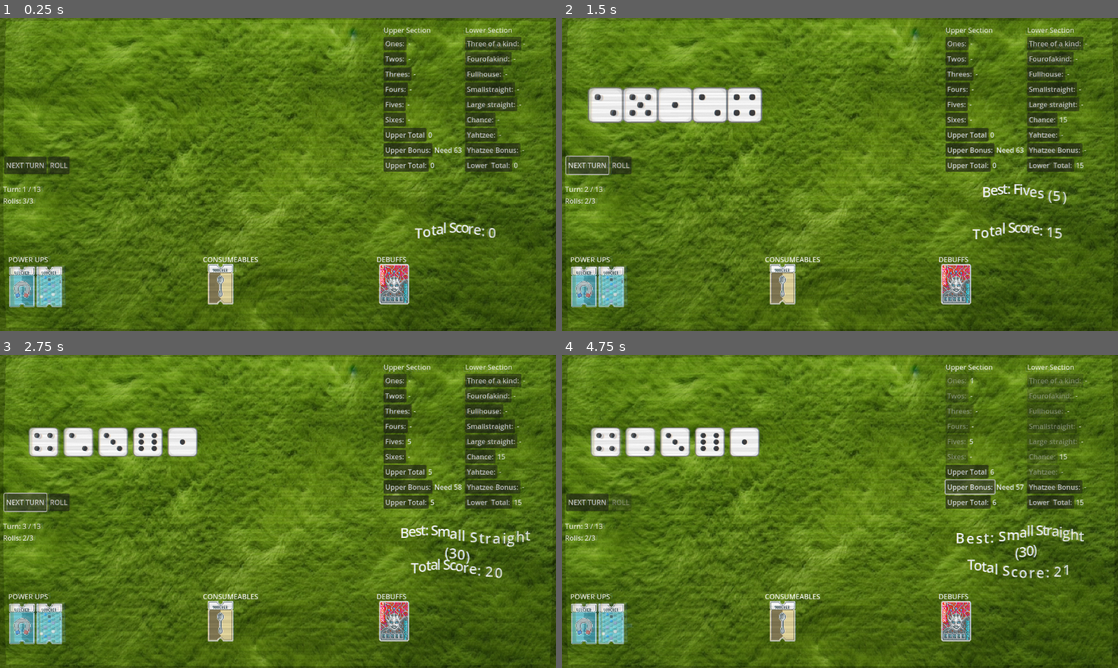
Above: before the commit, frames 1-4 (two rows, left to right).
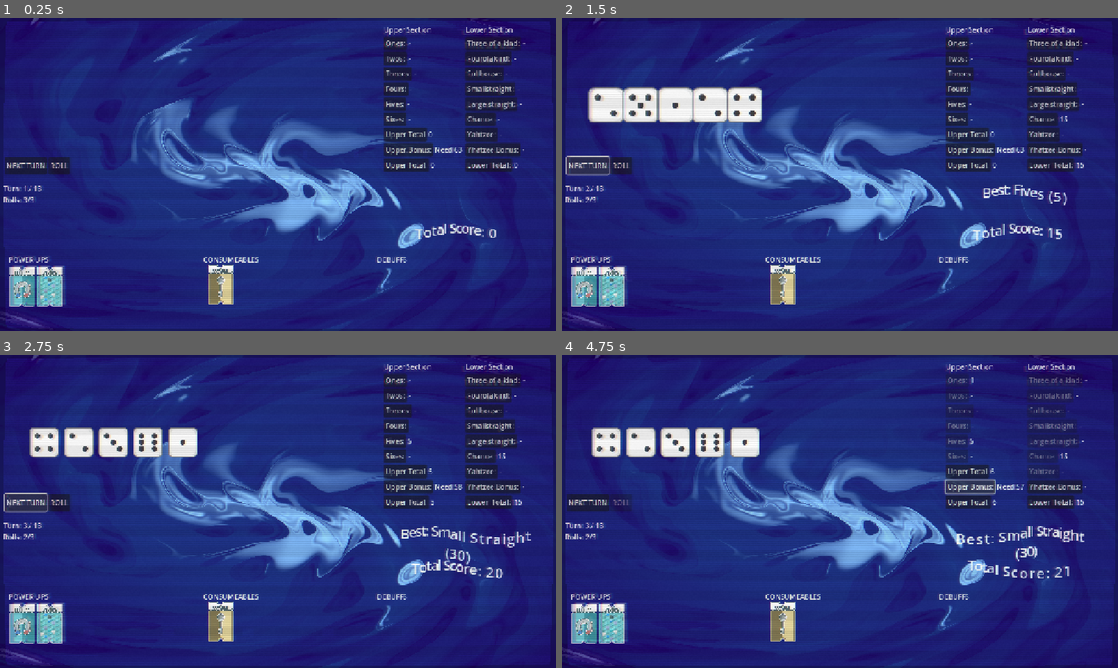
Above: after the commit, the same moments.

Repository: unclemoney/DiceRogue
Game: Godot game, scene res://Tests/DebuffTest.tscn
Two runs of this game, one before a commit and one after it. Both use one fixed random seed, a clock stepped at 60 frames per second and the inputs below. The project has no main scene, so this scene is started directly. The engine's default icon, where the game draws it, is replaced by a stand-in: a white triangle on a blue panel in a dark square.
Inputs:
- Up to frame 1 (0.25 s): no input
- Up to frame 2 (1.5 s): click "ROLL" at 0.5 s; click "NEXT TURN" at 1.25 s
- Up to frame 3 (2.75 s): click "NEXT TURN" at 2 s
- Up to frame 4 (4.75 s): click "Ones:" at 2.75 s; click "Upper Total" at 3.5 s; click "Upper Bonus:" at 4.25 s

The runs differ from the first frame. In frame 1, 99% of the frame differs, in the area x 0-100%, y 0-100%; in frame 2, 96%; in frame 3, 97%; in frame 4, 97%.

Commit message:
Refactor dice lock debuff and add background swirl shader
Improved lock debuff logic by centralizing is_active in Debuff, simplifying dice disabling/enabling, and updating UI feedback for debuff icons. Added new blank background art and a swirl shader for backgrounds. Also added a quit input action and updated test scene to use new background assets and shaders.

Diff:
--- a/Scripts/Core/dice.gd
+++ b/Scripts/Core/dice.gd
@@ -37,6 +37,8 @@
 	update_visual()
 	connect("mouse_entered", Callable(self, "_on_mouse_entered"))
 	connect("mouse_exited", Callable(self, "_on_mouse_exited"))
+	set_dice_input_enabled(true)
+	set_lock_shader_enabled(true)
 
 func roll():
 	if is_locked:
@@ -52,9 +54,10 @@
 
 func set_lock_shader_enabled(enabled: bool) -> void:
 	_lock_shader_enabled = enabled
-	# Update shader visibility if die is locked
-	if is_locked and has_node("Sprite2D"):
-		$Sprite2D.material.set_shader_parameter("enabled", enabled)
+	# Update shader visibility based on both lock state and enabled state
+	if has_node("Sprite2D"):
+		dice_material.set_shader_parameter("lock_overlay_strength",
+			0.6 if (is_locked && enabled) else 0.0)
 
 func animate_roll():
 	var tween := get_tree().create_tween()
@@ -63,7 +66,9 @@
 
 func update_visual():
 	sprite.texture = dice_textures.get(value, null)
-	dice_material.set_shader_parameter("lock_overlay_strength", 0.6 if is_locked else 0.0)
+	# Use both lock state and shader enabled state
+	dice_material.set_shader_parameter("lock_overlay_strength",
+		0.6 if (is_locked && _lock_shader_enabled) else 0.0)
 
 
 func _input_event(_viewport: Node, event: InputEvent, _shape_idx: int) -> void:
@@ -83,7 +88,7 @@
 
 func _on_mouse_entered():
 	if not _can_process_input:
-		#shake_denied()
+		shake_denied()
 		return  # Don't show hover effects if input is disabled
 	var tween := get_tree().create_tween()
 
@@ -133,14 +138,11 @@
 		return
 
 	is_locked = true
-	if has_node("Sprite2D") and _lock_shader_enabled:
-		$Sprite2D.material.set_shader_parameter("enabled", true)
+	update_visual()  # Use update_visual to handle shader state
 
 func unlock() -> void:
 	is_locked = false
-	if has_node("Sprite2D"):
-		$Sprite2D.material.set_shader_parameter("enabled", false)
-	update_visual()
+	update_visual()  # Use update_visual to handle shader state
 
 func shake_denied() -> void:
 	var tween := get_tree().create_tween()
--- a/Scripts/Core/dice_hand.gd
+++ b/Scripts/Core/dice_hand.gd
@@ -15,10 +15,15 @@
 func spawn_dice() -> void:
 	clear_dice()
 	update_dice_count()
-	# Set initial state of all dice based on any active debuffs
-	if get_tree().get_first_node_in_group("debuffs") as LockDiceDebuff:
+
+	# Only disable dice if lock debuff is active
+	var lock_debuff = get_tree().get_first_node_in_group("debuffs") as LockDiceDebuff
+	if lock_debuff and lock_debuff.is_active:
 		print("[DiceHand] Found active lock debuff - disabling all dice input")
 		disable_all_dice()
+	else:
+		print("[DiceHand] No active lock debuff - enabling all dice input")
+		enable_all_dice()
 
 
 func roll_all() -> void:
@@ -71,9 +76,9 @@
 	print("[DiceHand] Enabling all dice")
 	for die in get_children():
 		if die is Dice:
-			die.set_process_input(true)
-			if die.has_method("set_lock_shader_enabled"):
-				die.set_lock_shader_enabled(true)
+			die.set_dice_input_enabled(true)
+			die.set_lock_shader_enabled(true)
+			print("[DiceHand] Enabled die:", die.name)
 
 func disable_all_dice() -> void:
 	print("[DiceHand] Disabling all dice")
--- a/Scripts/Core/game_controller.gd
+++ b/Scripts/Core/game_controller.gd
@@ -50,6 +50,11 @@
 		dice_hand.roll_complete.connect(_on_roll_completed)  # Changed to match original signal name
 	call_deferred("_on_game_start")
 
+func _process(delta):
+	if Input.is_action_just_pressed("quit_game"):
+		get_tree().quit()
+
+
 func spawn_starting_powerups() -> void:
 	for id in ["extra_dice", "extra_rolls"]:
 		var def: PowerUpData = pu_manager.get_def(id)
@@ -69,7 +74,7 @@
 func _on_game_start() -> void:
 	spawn_starting_powerups()
 	grant_consumable("score_reroll")
-	apply_debuff("lock_dice")
+	#apply_debuff("lock_dice")
 
 func grant_power_up(id: String) -> void:
 	# 1) Spawn logic via scene manager
@@ -107,6 +112,7 @@
 	match power_up_id:
 		"extra_dice":
 			pu.apply(dice_hand)
+			enable_debuff("lock_dice")
 		"extra_rolls":
 			pu.apply(turn_tracker)
 		_:
@@ -121,6 +127,7 @@
 	match power_up_id:
 		"extra_dice":
 			pu.remove(dice_hand)
+			disable_debuff("lock_dice")
 		"extra_rolls":
 			pu.remove(turn_tracker)
 		_:
@@ -209,12 +216,40 @@
 		_:
 			push_error("Unknown debuff type: %s" % id)
 
+func enable_debuff(id: String) -> void:
+	print("Enabling debuff:", id)
+	if not is_debuff_active(id):
+		apply_debuff(id)
+	else:
+		var debuff = active_debuffs[id]
+		if debuff and debuff.target:
+			debuff.start()
+
+func disable_debuff(id: String) -> void:
+	print("Disabling debuff:", id)
+	if is_debuff_active(id):
+		var debuff = active_debuffs[id]
+		if debuff:
+			debuff.end()
+			active_debuffs.erase(id)
+			# Remove the icon from UI
+			if debuff_ui:
+				debuff_ui.remove_debuff(id)
+			else:
+				push_error("No debuff_ui found when trying to remove debuff icon")
+
+
 func is_debuff_active(id: String) -> bool:
 	return active_debuffs.has(id) and active_debuffs[id] != null
 
 func _on_roll_completed() -> void:
+	print("Roll completed")
 	if is_debuff_active("lock_dice"):
-		print("Roll completed - reapplying lock_dice debuff")
+		print("Lock dice debuff active - reapplying")
 		var debuff = active_debuffs["lock_dice"]
 		if debuff and dice_hand:
 			debuff.apply(dice_hand)
+	else:
+		print("No lock dice debuff active - dice can be locked")
+		if dice_hand:
+			dice_hand.enable_all_dice()
--- a/Scripts/Debuff/Debuff.gd
+++ b/Scripts/Debuff/Debuff.gd
@@ -3,11 +3,14 @@
 
 @export var id: String
 var target: Node
+var is_active := false
 
 signal debuff_started
 signal debuff_ended
 
 func start() -> void:
+	print("[Debuff] Starting debuff:", id)
+	is_active = true
 	apply(target)
 	emit_signal("debuff_started")
 
@@ -18,6 +21,7 @@
 	push_error("Debuff.remove() must be overridden")
 
 func end() -> void:
+	print("[Debuff] Ending debuff:", id)
+	is_active = false
 	remove()
 	emit_signal("debuff_ended")
-	queue_free()
--- a/Scripts/Debuff/debuff_icon.gd
+++ b/Scripts/Debuff/debuff_icon.gd
@@ -36,6 +36,20 @@
 		if hover_label:
 			hover_label.text = data.display_name
 
+func set_active(active: bool) -> void:
+	is_active = active
+	# Visual feedback for active state
+	modulate = Color.RED if active else Color.WHITE
+	_shader_material.set_shader_parameter("glow_intensity", 0.5 if active else 0.0)
+
+	# Optional tween for smooth transition
+	var tween = create_tween()
+	if active:
+		tween.tween_property(self, "modulate", Color(1.2, 0.3, 0.3), 0.3)
+	else:
+		tween.tween_property(self, "modulate", Color.WHITE, 0.3)
+
+
 func _on_mouse_entered() -> void:
 	label_bg.visible = true
 	label_bg.modulate.a = 0.0
--- a/Scripts/Debuff/lock_dice_debuff.gd
+++ b/Scripts/Debuff/lock_dice_debuff.gd
@@ -1,7 +1,7 @@
 extends Debuff
 class_name LockDiceDebuff
 
-var is_active := false
+#var is_active := false Moved to parent class
 
 func _ready() -> void:
 	add_to_group("debuffs")
@@ -12,23 +12,10 @@
 	var dice_hand = target as DiceHand
 	if dice_hand:
 		is_active = true
-		var dice_count = dice_hand.get_child_count()
-		print("[LockDiceDebuff] Found", dice_count, "dice in hand")
-
-		if dice_count == 0:
-			print("[LockDiceDebuff] No dice to disable - will need to apply after roll")
-			return
-
-		for die in dice_hand.get_children():
-			if die is Dice:
-				print("[LockDiceDebuff] - Disabling die:", die.name)
-				die.unlock()  # Force unlock any locked dice
-				die.set_dice_input_enabled(false)
-				die.set_lock_shader_enabled(false)
-
-		# Connect to dice_hand signals to catch new dice
-		if not dice_hand.is_connected("child_entered_tree", _on_dice_added):
-			dice_hand.child_entered_tree.connect(_on_dice_added)
+		print("[LockDiceDebuff] Disabling dice locking")
+		dice_hand.disable_all_dice()
+	else:
+		push_error("[LockDiceDebuff] Invalid target passed to apply()")
 
 func _on_dice_added(node: Node) -> void:
 	if node is Dice:
@@ -43,13 +30,4 @@
 	if dice_hand:
 		is_active = false
 		print("[LockDiceDebuff] Re-enabling dice locking")
-
-		# Disconnect from dice_hand signals
-		if dice_hand.is_connected("child_entered_tree", _on_dice_added):
-			dice_hand.child_entered_tree.disconnect(_on_dice_added)
-
-		for die in dice_hand.get_children():
-			if die is Dice:
-				print("[LockDiceDebuff] - Re-enabling die:", die.name)
-				die.set_dice_input_enabled(true)
-				die.set_lock_shader_enabled(true)
+		dice_hand.enable_all_dice()
--- /dev/null
+++ b/Scripts/Shaders/backgground_swirl.gdshader
@@ -0,0 +1,72 @@
+shader_type canvas_item;
+//I DONT OWN THIS i just took it directly from balatro source code
+//and then converted it into godots shader language
+//shoutouts localthunk, buy balatro now: https://www.playbalatro.com
+
+uniform bool polar_coordinates = false;  // cool polar coordinates effect, this is use in card
+uniform vec2 polar_center = vec2(0.5);
+uniform float polar_zoom = 1.;
+uniform float polar_repeat = 1.;
+
+uniform highp float spin_rotation;
+uniform highp float spin_speed = 1;
+uniform highp vec2 offset = vec2(0., 0.);
+uniform highp vec4 colour_1 : source_color;
+uniform highp vec4 colour_2 : source_color;
+uniform highp vec4 colour_3 : source_color;
+uniform highp float contrast = 2.;
+uniform highp float lighting = 0.4;
+uniform highp float spin_amount = 0.36;
+uniform highp float pixel_filter = 700.;
+#define SPIN_EASE 1.0
+
+
+vec4 effect(vec2 screenSize, vec2 screen_coords){
+	//Convert to UV coords (0-1) and floor for pixel effect
+	highp float pixel_size = length(screenSize.xy) / pixel_filter;
+    highp vec2 uv = (floor(screen_coords.xy*(1./pixel_size))*pixel_size - 0.5*screenSize.xy)/length(screenSize.xy) - offset;
+    highp float uv_len = length(uv);
+
+	//Adding in a center swirl, changes with time. Only applies meaningfully if the 'spin amount' is a non-zero number
+    highp float speed = (spin_rotation*SPIN_EASE*0.2) + 302.2;
+    highp float new_pixel_angle = (atan(uv.y, uv.x)) + speed - SPIN_EASE*20.*(1.*spin_amount*uv_len + (1. - 1.*spin_amount));
+    highp vec2 mid = (screenSize.xy/length(screenSize.xy))/2.;
+    uv = (vec2((uv_len * cos(new_pixel_angle) + mid.x), (uv_len * sin(new_pixel_angle) + mid.y)) - mid);
+
+	//Now add the paint effect to the swirled UV
+    uv *= 30.;
+    speed = TIME*(spin_speed);
+	highp vec2 uv2 = vec2(uv.x+uv.y);
+
+	for(int i=0; i < 5; i++) {
+		uv2 += sin(max(uv.x, uv.y)) + uv;
+		uv  += 0.5*vec2(cos(5.1123314 + 0.353*uv2.y + speed*0.131121),sin(uv2.x - 0.113*speed));
+		uv  -= 1.0*cos(uv.x + uv.y) - 1.0*sin(uv.x*0.711 - uv.y);
+	}
+
+	//Make the paint amount range from 0 - 2
+    highp float contrast_mod = (0.25*contrast + 0.5*spin_amount + 1.2);
+	highp float paint_res = min(2., max(0.,length(uv)*(0.035)*contrast_mod));
+    highp float c1p = max(0.,1. - contrast_mod*abs(1.-paint_res));
+    highp float c2p = max(0.,1. - contrast_mod*abs(paint_res));
+    highp float c3p = 1. - min(1., c1p + c2p);
+
+	highp float ligth = (lighting - 0.2) * max(c1p*5. - 4., 0.) + lighting * max(c2p*5. - 4., 0.);
+	highp vec4 ret_col = (0.3/contrast)*colour_1 + (1. - 0.3/contrast)*(colour_1*c1p + colour_2*c2p + vec4(c3p*colour_3.rgb, c3p*colour_1.a)) + ligth;
+	return ret_col;
+}
+
+vec2 polar_coords(vec2 uv, vec2 center, float zoom, float repeat){
+	vec2 dir = uv - center;
+	float radius = length(dir) * 2.0;
+	float angle = atan(dir.y , dir.x) * 1.0 / (PI * 2.0);
+	return mod(vec2(radius * zoom, angle * repeat), 1.0);
+}
+
+void fragment() {
+	vec2 polarCoords = UV;
+	if (polar_coordinates){
+		polarCoords = polar_coords(UV.xy, polar_center, polar_zoom, polar_repeat);
+	}
+	COLOR *= effect(TEXTURE_PIXEL_SIZE, polarCoords);
+}
--- a/Scripts/UI/debuff_ui.gd
+++ b/Scripts/UI/debuff_ui.gd
@@ -23,6 +23,21 @@
 	add_child(icon)
 	icon.set_data(data)
 
+	if debuff_instance:
+		debuff_instance.debuff_started.connect(
+			func(): icon.set_active(true))
+		debuff_instance.debuff_ended.connect(
+			func(): icon.set_active(false))
+
 	# Set default position if needed
 	icon.position = Vector2(40, 40)
 	return icon
+
+func remove_debuff(id: String) -> void:
+	print("Removing debuff icon for:", id)
+	for child in get_children():
+		if child is DebuffIcon and child.data and child.data.id == id:
+			print("Found and removing debuff icon:", id)
+			child.queue_free()
+			return
+	print("No debuff icon found for:", id)
--- a/Tests/DebuffTest.tscn
+++ b/Tests/DebuffTest.tscn
@@ -1,9 +1,10 @@
-[gd_scene load_steps=28 format=3 uid="uid://b46sathbx2q60"]
+[gd_scene load_steps=31 format=3 uid="uid://b46sathbx2q60"]
 
 [ext_resource type="Script" uid="uid://dlxsgiq12hbjq" path="res://Tests/debuff_test.gd" id="1_d3q3t"]
 [ext_resource type="Script" uid="uid://brlw2wv0mihdu" path="res://Scripts/Effects/ScreenShake.gd" id="2_oxb5w"]
 [ext_resource type="PackedScene" uid="uid://q27dsqs2pyd8" path="res://Scenes/UI/crt_overlay.tscn" id="3_f4xs4"]
-[ext_resource type="Texture2D" uid="uid://c5j8lclc52j7" path="res://Resources/Art/Background/test.png" id="4_4tiye"]
+[ext_resource type="Shader" uid="uid://buwv6htlmlig8" path="res://Scripts/Shaders/backgground_swirl.gdshader" id="3_w6663"]
+[ext_resource type="Texture2D" uid="uid://ip4ll8y73p2c" path="res://Resources/Art/Background/blank_background.png" id="4_8eqdw"]
 [ext_resource type="PackedScene" uid="uid://dugpl3du3i6xo" path="res://Scenes/Dice/dice_hand.tscn" id="5_gxabo"]
 [ext_resource type="PackedScene" uid="uid://c6k045mexxkyd" path="res://Scenes/Dice/dice.tscn" id="6_o8wpr"]
 [ext_resource type="PackedScene" uid="uid://bsukvul4wop20" path="res://Scenes/ScoreCard/score_card.tscn" id="7_w6663"]
@@ -28,18 +29,60 @@
 [ext_resource type="Resource" uid="uid://bdbldxuf65trw" path="res://Scripts/Consumable/ScoreReroll.tres" id="24_w6663"]
 [ext_resource type="Resource" uid="uid://cs5xh10qdphbi" path="res://Scripts/Debuff/LockDice.tres" id="25_gxabo"]
 
+[sub_resource type="ShaderMaterial" id="ShaderMaterial_w6663"]
+shader = ExtResource("3_w6663")
+shader_parameter/polar_coordinates = false
+shader_parameter/polar_center = Vector2(0.5, 0.5)
+shader_parameter/polar_zoom = 1.0
+shader_parameter/polar_repeat = 1.0
+shader_parameter/spin_rotation = 0.0
+shader_parameter/spin_speed = 0.2
+shader_parameter/offset = Vector2(0, 0)
+shader_parameter/colour_1 = Color(0, 0.000556777, 0.317822, 1)
+shader_parameter/colour_2 = Color(0, 0.154266, 0.417992, 1)
+shader_parameter/colour_3 = Color(0.333333, 0, 0.54902, 1)
+shader_parameter/contrast = -0.435
+shader_parameter/lighting = 0.605
+shader_parameter/spin_amount = 0.24
+shader_parameter/pixel_filter = 700.0
+
+[sub_resource type="ShaderMaterial" id="ShaderMaterial_wtptv"]
+shader = ExtResource("3_w6663")
+shader_parameter/polar_coordinates = false
+shader_parameter/polar_center = Vector2(0.5, 0.5)
+shader_parameter/polar_zoom = 1.0
+shader_parameter/polar_repeat = 1.0
+shader_parameter/spin_rotation = 0.0
+shader_parameter/spin_speed = 1.0
+shader_parameter/offset = Vector2(0, 0)
+shader_parameter/colour_1 = Color(0.682353, 0, 0.831373, 0.207843)
+shader_parameter/colour_2 = Color(0, 0, 0.815686, 0.164706)
+shader_parameter/colour_3 = Color(0.839216, 0.368627, 0, 0.180392)
+shader_parameter/contrast = 2.0
+shader_parameter/lighting = 0.4
+shader_parameter/spin_amount = 0.1
+shader_parameter/pixel_filter = 700.0
+
 [node name="Node2D" type="Node2D"]
 script = ExtResource("1_d3q3t")
 
 [node name="ScreenShake" type="Node" parent="."]
 script = ExtResource("2_oxb5w")
 
-[node name="CRTOverlay" parent="." instance=ExtResource("3_f4xs4")]
+[node name="BackgroundSwirl" type="ColorRect" parent="."]
+material = SubResource("ShaderMaterial_w6663")
+offset_right = 1282.0
+offset_bottom = 723.0
+mouse_filter = 2
 
 [node name="Background" type="Sprite2D" parent="."]
+visible = false
+material = SubResource("ShaderMaterial_wtptv")
 position = Vector2(644, 358.25)
 scale = Vector2(2.05, 2.12117)
-texture = ExtResource("4_4tiye")
+texture = ExtResource("4_8eqdw")
+
+[node name="CRTOverlay" parent="." instance=ExtResource("3_f4xs4")]
 
 [node name="DiceHand" parent="." instance=ExtResource("5_gxabo")]
 dice_scene = ExtResource("6_o8wpr")
--- a/project.godot
+++ b/project.godot
@@ -24,6 +24,7 @@
 
 window/size/viewport_width=1280
 window/size/viewport_height=720
+window/stretch/mode="canvas_items"
 
 [file_customization]
 
@@ -34,6 +35,14 @@
 "res://Tests/": "blue"
 }
 
+[input]
+
+quit_game={
+"deadzone": 0.2,
+"events": [Object(InputEventKey,"resource_local_to_scene":false,"resource_name":"","device":-1,"window_id":0,"alt_pressed":false,"shift_pressed":false,"ctrl_pressed":false,"meta_pressed":false,"pressed":false,"keycode":0,"physical_keycode":4194305,"key_label":0,"unicode":0,"location":0,"echo":false,"script":null)
+]
+}
+
 [rendering]
 
 textures/canvas_textures/default_texture_filter=0
Binary file added: Resources/Art/Background/blank_background.aseprite
Binary file added: Resources/Art/Background/blank_background.png
Not shown, added: Resources/Art/Background/blank_background.png.import
Not shown, added: Scripts/Shaders/backgground_swirl.gdshader.uid
